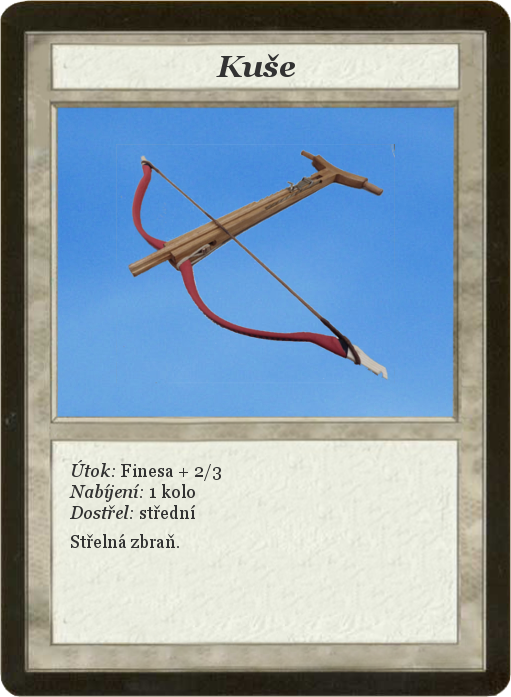
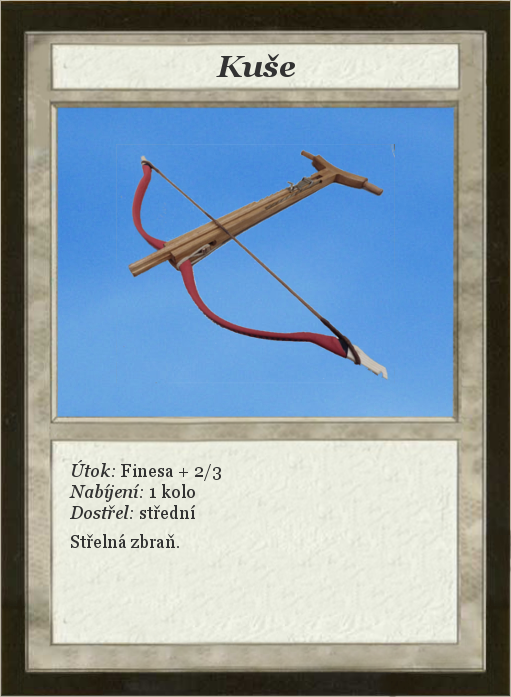
Before/after of a 511 × 697 layered artwork. What changed in the layer stack:
painted on "Card" over [left=0, top=0, right=511, bottom=697]
